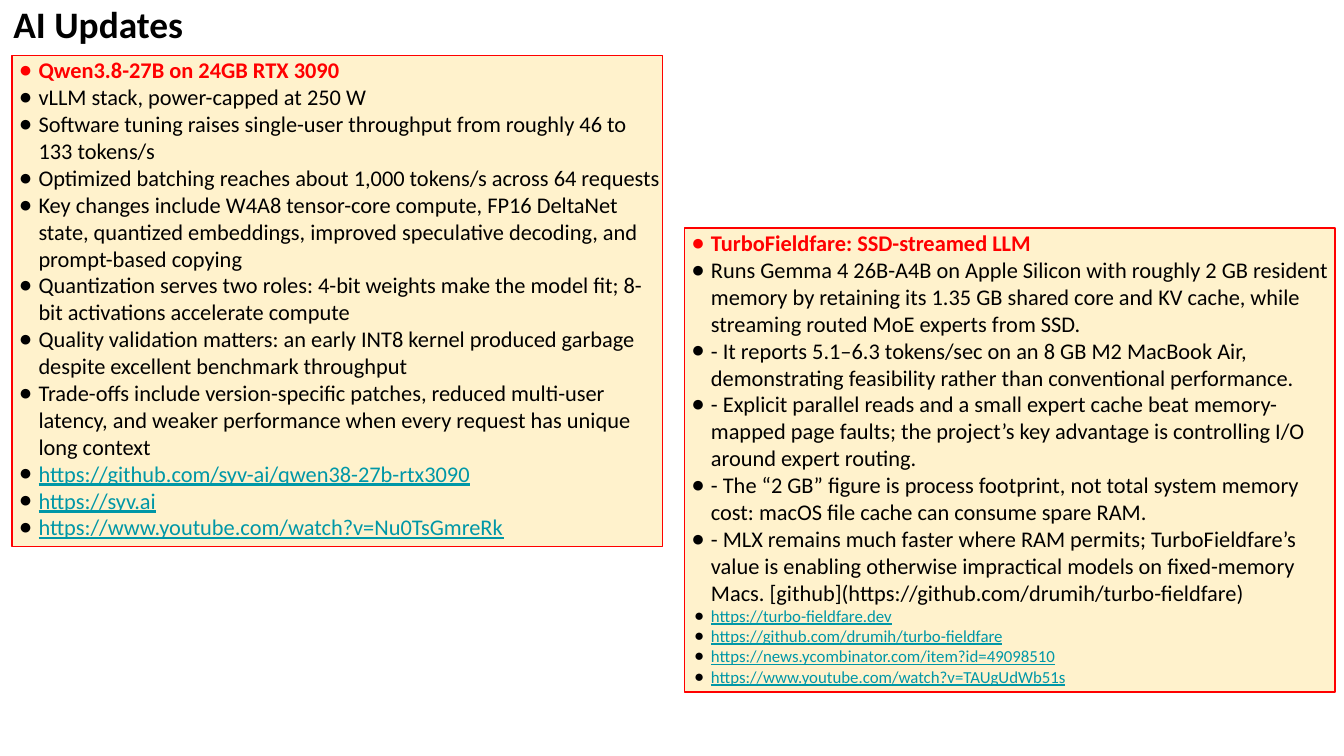
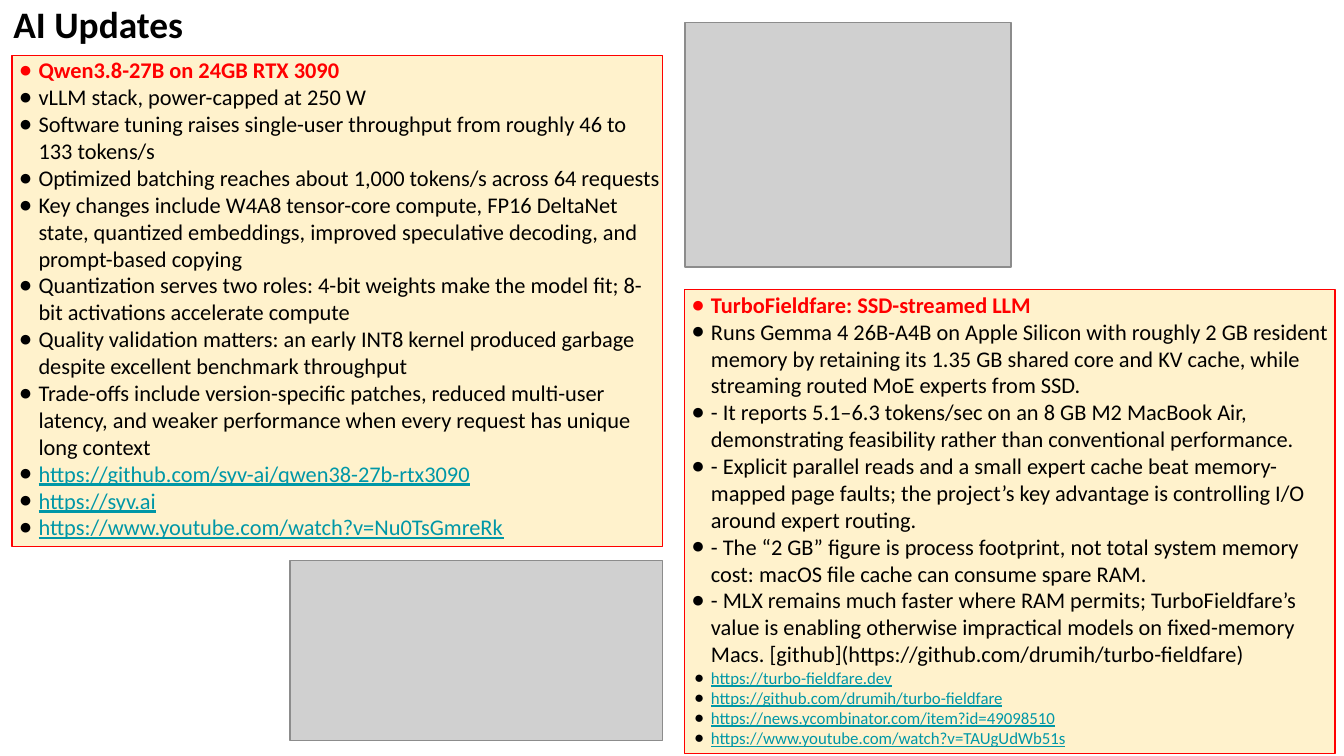
Before and after one commit to lselector/seminar, a slide deck: slide 19 of 2026/2026-08-28-AI-Updates.pptx (slide 18 before the commit). Drawn at 1344x756 pixels with LibreOffice and Linux fonts; fonts in the diff are those of the drawing; grey boxes stand for pictures. Boxes give left, top, right and bottom in pixels: in the first picture for what was removed or moved away, otherwise in the second. Text is boxed around its words. In the diff, an @@ line names an element or a change of style, - is before the commit and + after.

```diff
--- a/2026/2026-08-28-AI-Updates.pptx
+++ b/2026/2026-08-28-AI-Updates.pptx
@@ picture added at [685,23,1012,267] @@
@@ rectangle "TurboFieldfare: SSD-streamed LLM": place and size @@
-rectangle "TurboFieldfare: SSD-streamed LLM" at [684,228,1335,692]
+rectangle "TurboFieldfare: SSD-streamed LLM" at [684,289,1335,753]
@@ picture added at [290,560,663,741] @@
```
Also in this commit, not shown: 9 other slides changed, 1 slide added.
